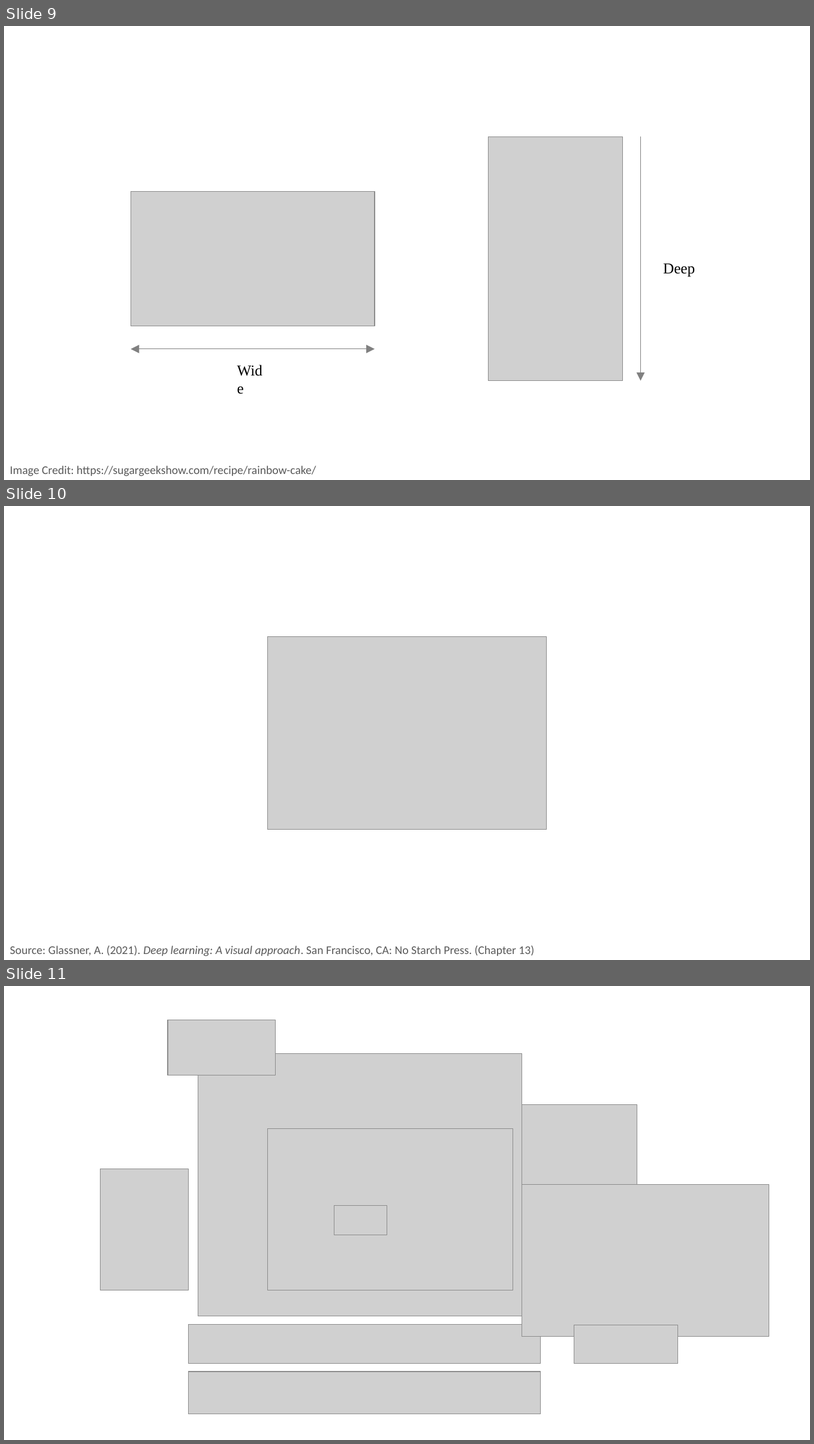
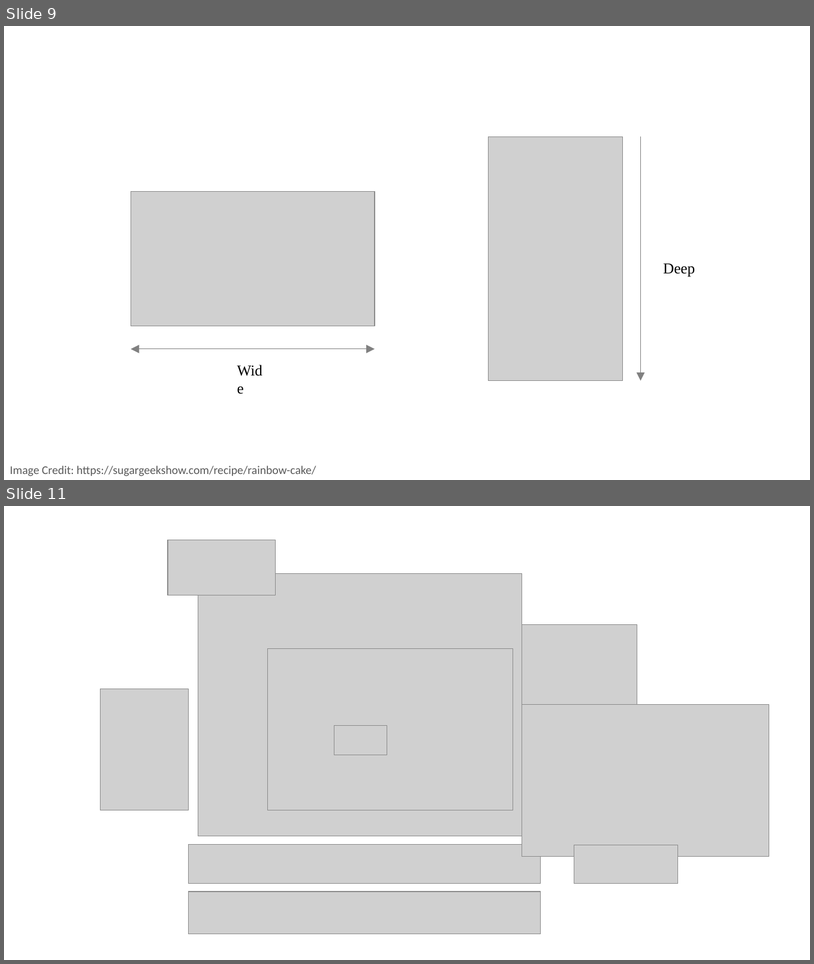
Before and after one commit to PracticumAI/deep_learning, a slide deck: presentations/02.1_neural_anatomy.pptx. Shown one above the other, each under a label of ours: slides 9, 10 and 11 before the commit, slides 9 and 11 after it; the slides between them are not shown. The pictures are 814x1444 and 814x964 pixels, drawn with LibreOffice and Linux fonts; fonts in the diff are those of the drawing; grey boxes stand for pictures. Boxes give left, top, right and bottom in pixels: in the first picture for what was removed or moved away, otherwise in the second. Text is boxed around its words. In the diff, an @@ line names an element or a change of style, - is before the commit and + after.

```diff
--- a/presentations/02.1_neural_anatomy.pptx
+++ b/presentations/02.1_neural_anatomy.pptx
@@ slide 10 removed at <box>4,506,810,960</box>, background #FFFFFF @@
@@ picture removed at <box>268,636,546,829</box> @@
@@ text removed at <box>10,945,534,956</box> @@
-Source: Glassner, A. (2021). Deep learning: A visual approach. San Francisco, CA: No Starch Press. (Chapter 13)
```
Also in this commit, not shown: 2 slides added.
